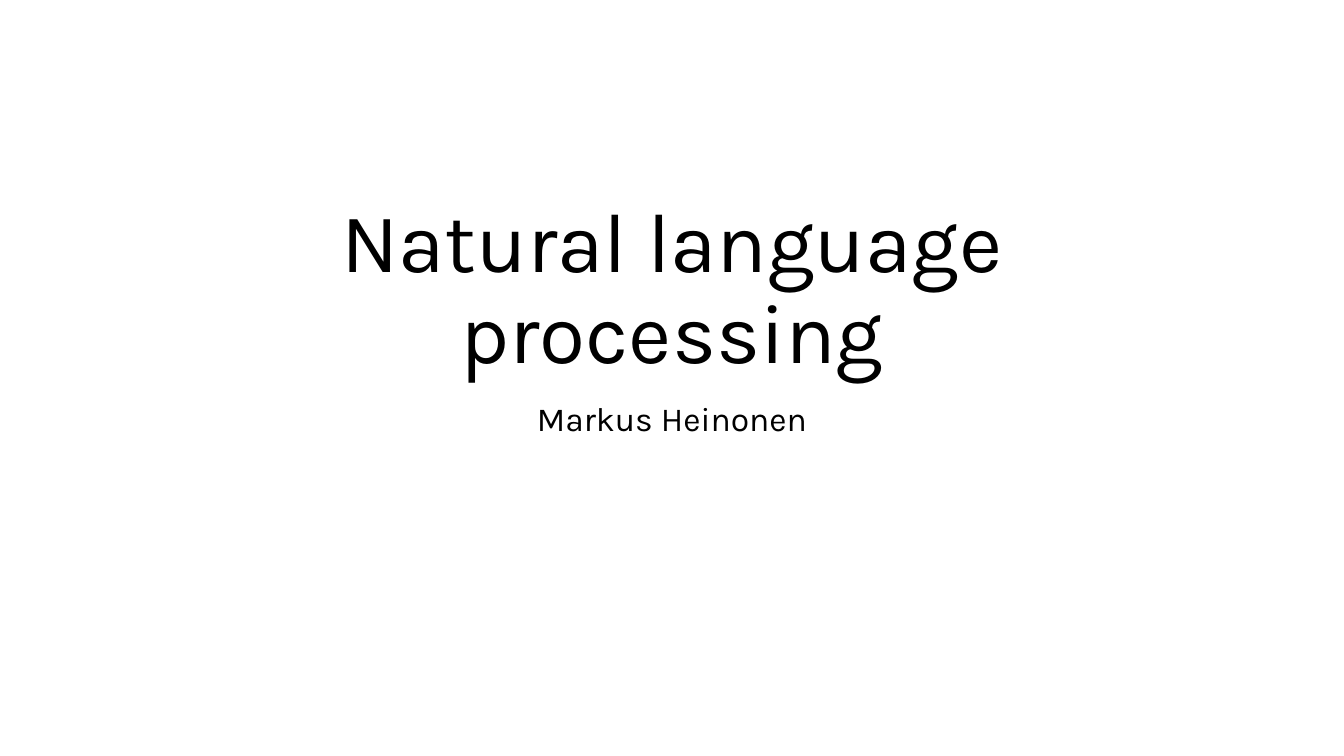
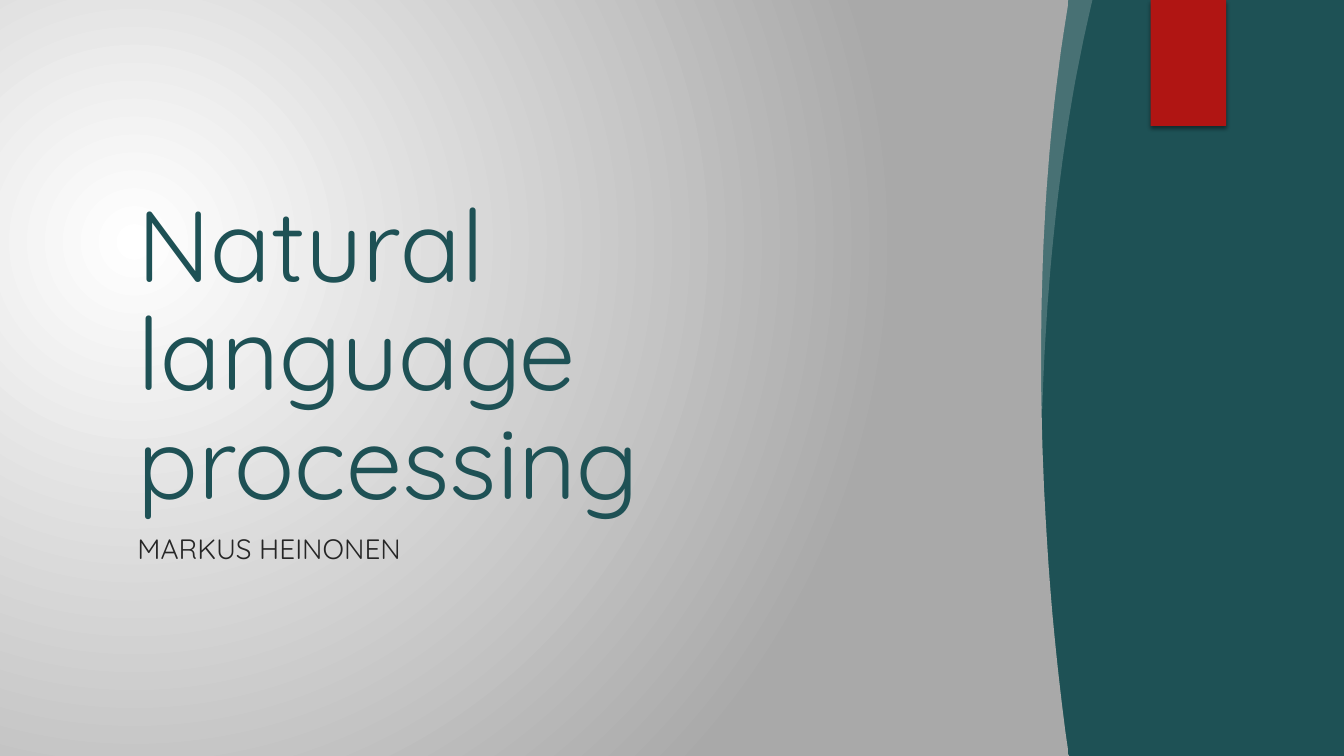
Before and after one commit to Makeezi/nlp, a slide deck: slide 1 of mlm.pptx. Drawn at 1344x756 pixels with LibreOffice and Linux fonts; fonts in the diff are those of the drawing; background and template pictures are left out. Boxes give left, top, right and bottom in pixels: in the first picture for what was removed or moved away, otherwise in the second. Text is boxed around its words. In the diff, an @@ line names an element or a change of style, - is before the commit and + after.

```diff
--- a/mlm.pptx
+++ b/mlm.pptx
@@ background #FFFFFF to gradient #FFFFFF to #AAAAAA @@
@@ rectangle added at <box>0,0,1344,756</box>, fill #1E5155 @@
@@ freeform shape added at <box>0,0,1070,756</box>, fill gradient #FFFFFF to #AAAAAA @@
@@ freeform shape added at <box>1031,0,1093,409</box>, fill #F3F3F3 at 20% opacity @@
@@ rectangle added at <box>1150,0,1226,126</box>, fill #B01513 @@
@@ title "Natural language processing": place and size @@
-title "Natural language processing" at <box>341,214,1002,383</box>
+title "Natural language processing" at <box>137,207,639,520</box>
@@ title "Natural language processing" at <box>137,207,639,520</box>: size 60 to 72 pt, font Karla to Quicksand, text colour #000000 to #1E5155; alignment centre to left @@
@@ subtitle at <box>137,539,401,560</box>: text changed; size 24 to 20 pt; font Karla to Quicksand; text colour #000000 to #262626 @@
-Markus Heinonen
+MARKUS HEINONEN
```
Also in this commit, not shown: 4 other slides changed, 1 slide added, 1 slide removed, 2 other files.
